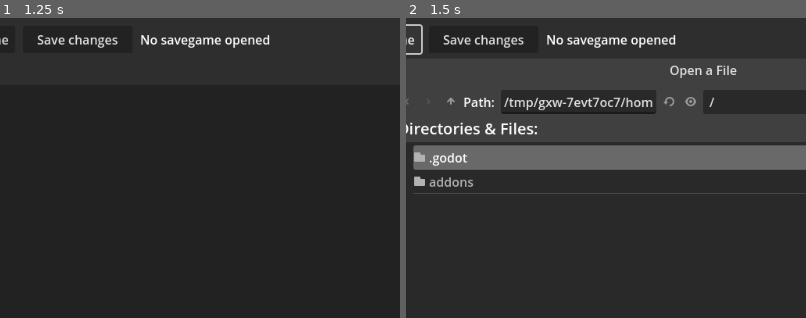
Above: before the commit, frames 1-2 (left to right).
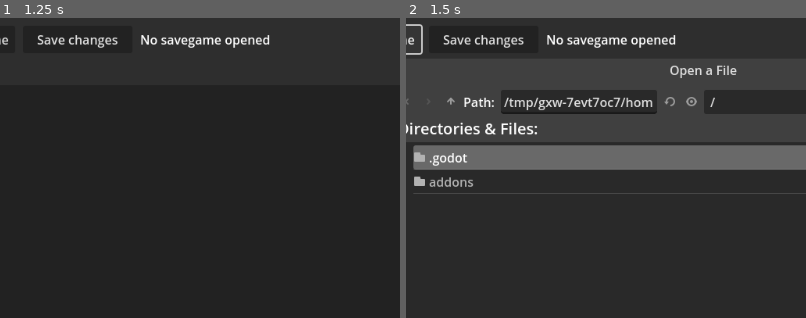
Above: after the commit, the same moments.

Repository: jjalexander/imperialism-2-savegame-editor
Game: Godot game, scene res://main.tscn
The game is run twice, just before and just after one commit, with the same random seed, the same clock (stepped at 60 frames per second) and the same inputs.
Inputs:
- Up to frame 1 (1.25 s): tap Enter at 0.5 s
- Up to frame 2 (1.5 s): click "Open savegame" at 1.25 s
The pictures show only the part of the screen within x 13-63%, y 0-50%; the shares and areas given below are measured in that part.

Frame 1 is identical in both runs. In frame 2, less than 0.1% of the frame differs, in the area x 64-78%, y 26-30%.

Commit message:
itch.io test

Diff:
--- a/project.godot
+++ b/project.godot
@@ -29,3 +29,12 @@
 
 window/size/viewport_width=1024
 window/size/viewport_height=768
+
+[editor_plugins]
+
+enabled=PackedStringArray("res://addons/github_to_itch/plugin.cfg")
+
+[github_to_itch]
+
+config/itch_username="JJGamesStudio"
+config/itch_project_name="https://jjgamesstudio.itch.io/imperialism-2-savegame-editor"
Not shown, changed: addons/github_to_itch/tempaltes/workflow_template.yml
Not shown, changed: addons/github_to_itch/ui/config.tscn
Not shown, changed: addons/github_to_itch/ui/info_bubble.tscn
Not shown, changed: export_presets.cfg
Not shown, added: .github/workflows/github_to_itch.yml
Not shown, removed: LICENSE
Not shown, removed: README.md
